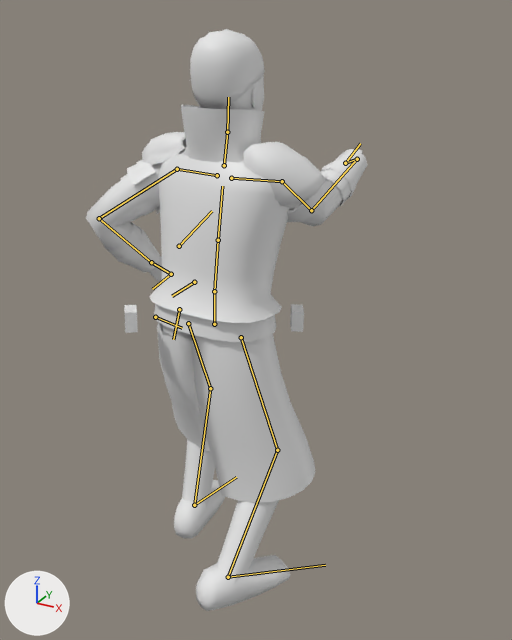
Before and after pictures for a commit that changed the glTF model models/characters/lieutenant.glb.
The view is the same before and after, from a camera (50 mm lens) standing at (1.067, -1.607, 1.753) and looking at (0.048, 0.246, 0.827). The axes (+X, +Y, +Z) are drawn at lower left. The lights are the same throughout. The picture after the commit comes second. Both versions are drawn at frame 2 of the action 'sweep_LR'; the numbers are the values there. The bones that bend it are drawn over the model as lines.

Names of what the first picture shows: 'Body', 'Coat', 'Trim'.
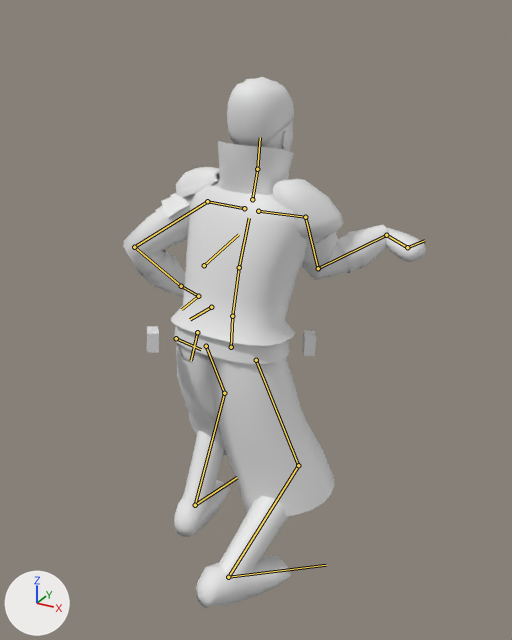
Boxes (x1, y1, x2, y2) around the edits, measured in the pictures (512 x 640 px):
'Body', posed (10% wider, 9% shorter)
    before: (114, 29, 367, 611)
    after: (147, 77, 426, 608)
'Coat', posed (10% narrower)
    before: (86, 151, 351, 503)
    after: (123, 184, 362, 516)
'Trim', posed (10% narrower, 8% shorter)
    before: (103, 105, 351, 258)
    after: (138, 141, 362, 282)
bone 'Hips', root to tip
    before: (214, 324) to (214, 293)
    after: (231, 347) to (232, 317)
bone 'Spine', root to tip
    before: (214, 291) to (218, 240)
    after: (232, 316) to (239, 267)
bone 'Chest', root to tip
    before: (218, 240) to (222, 186)
    after: (239, 267) to (249, 218)
bone 'Neck', root to tip
    before: (224, 165) to (227, 132)
    after: (252, 199) to (257, 169)
bone 'Head', root to tip
    before: (227, 132) to (228, 97)
    after: (257, 169) to (260, 137)
bone 'UpperArm_L', root to tip
    before: (177, 169) to (99, 218)
    after: (207, 201) to (134, 247)
bone 'Shoulder_R', root to tip
    before: (231, 178) to (282, 181)
    after: (258, 211) to (305, 217)
bone 'UpperArm_R', root to tip
    before: (282, 181) to (311, 210)
    after: (305, 217) to (318, 268)
bone 'LowerArm_R', root to tip
    before: (311, 210) to (357, 159)
    after: (318, 268) to (386, 235)
bone 'Hand_R', root to tip
    before: (357, 159) to (345, 163)
    after: (386, 235) to (407, 247)
bone 'UpperLeg_L', root to tip
    before: (188, 323) to (210, 388)
    after: (206, 346) to (224, 393)
bone 'LowerLeg_L', root to tip
    before: (210, 388) to (194, 505)
    after: (224, 393) to (195, 505)
bone 'Foot_L', root to tip
    before: (194, 505) to (236, 477)
    after: (195, 505) to (237, 477)
bone 'UpperLeg_R', root to tip
    before: (241, 337) to (277, 450)
    after: (256, 360) to (298, 465)
bone 'LowerLeg_R', root to tip
    before: (277, 450) to (228, 577)
    after: (298, 465) to (228, 577)
bone 'Foot_R', root to tip
    before: (228, 577) to (325, 565)
    after: (228, 577) to (326, 565)

Patch to the scene script:
```diff
--- a/models/characters/lieutenant.glb.py
+++ b/models/characters/lieutenant.glb.py
@@ bone_hips @@
 bone_hips = bpy.data.objects['Armature'].pose.bones['Hips']
-bone_hips.location = (0.0, -0.103, 0.071)
-bone_hips.rotation_quaternion = (0.999, 0.03, -0.025, 0.001)  # degrees (3, -3, 0)
+bone_hips.location = (0.0, -0.222, 0.167)
+bone_hips.rotation_quaternion = (0.998, 0.054, -0.029, 0.002)  # degrees (6, -3, 0)
@@ bone_spine @@
 bone_spine = bpy.data.objects['Armature'].pose.bones['Spine']  # child of 'Hips'
-bone_spine.rotation_quaternion = (0.998, 0.039, -0.034, 0.001)  # degrees (5, -4, 0)
+bone_spine.rotation_quaternion = (0.996, 0.072, -0.039, 0.003)  # degrees (8, -5, 0)
@@ bone_chest @@
 bone_chest = bpy.data.objects['Armature'].pose.bones['Chest']  # child of 'Spine'
-bone_chest.rotation_quaternion = (0.998, 0.029, -0.042, 0.0)  # degrees (3, -5, 0)
+bone_chest.rotation_quaternion = (0.996, 0.054, -0.048, 0.001)  # degrees (6, -6, 0)
@@ bone_neck @@
 bone_neck = bpy.data.objects['Armature'].pose.bones['Neck']  # child of 'Chest'
-bone_neck.rotation_quaternion = (0.997, -0.034, 0.045, -0.001)  # degrees (-4, 5, 0)
+bone_neck.rotation_quaternion = (0.995, -0.063, 0.053, 0.0)  # degrees (-7, 6, 0)
@@ bone_head @@
 bone_head = bpy.data.objects['Armature'].pose.bones['Head']  # child of 'Neck'
-bone_head.rotation_quaternion = (0.997, -0.034, 0.05, 0.002)  # degrees (-4, 6, 0)
+bone_head.rotation_quaternion = (0.995, -0.063, 0.058, 0.004)  # degrees (-7, 7, 0)
@@ bone_upperarm_l @@
 bone_upperarm_l = bpy.data.objects['Armature'].pose.bones['UpperArm_L']  # child of 'Shoulder_L'
-bone_upperarm_l.rotation_quaternion = (0.932, -0.231, 0.223, -0.055)  # degrees (-31, 24, -13)
+bone_upperarm_l.rotation_quaternion = (0.955, -0.185, 0.16, -0.059)  # degrees (-23, 17, -11)
@@ bone_shoulder_r @@
 bone_shoulder_r = bpy.data.objects['Armature'].pose.bones['Shoulder_R']  # child of 'Chest'
-bone_shoulder_r.rotation_quaternion = (0.993, 0.034, 0.004, 0.104)  # degrees (4, 0, 12)
+bone_shoulder_r.rotation_quaternion = (0.991, 0.034, 0.005, 0.121)  # degrees (4, 0, 14)
@@ bone_upperarm_r @@
 bone_upperarm_r = bpy.data.objects['Armature'].pose.bones['UpperArm_R']  # child of 'Shoulder_R'
-bone_upperarm_r.rotation_quaternion = (0.622, 0.423, 0.404, 0.488)  # degrees (73, 5, 80)
+bone_upperarm_r.rotation_quaternion = (0.659, 0.305, 0.425, 0.52)  # degrees (63, 14, 85)
@@ bone_lowerarm_r @@
 bone_lowerarm_r = bpy.data.objects['Armature'].pose.bones['LowerArm_R']  # child of 'UpperArm_R'
-bone_lowerarm_r.rotation_quaternion = (0.734, 0.375, -0.003, 0.116)  # degrees (53, -8, 14)
+bone_lowerarm_r.rotation_quaternion = (0.598, 0.51, -0.46, -0.399)  # degrees (87, -8, -75)
@@ bone_hand_r @@
 bone_hand_r = bpy.data.objects['Armature'].pose.bones['Hand_R']  # child of 'LowerArm_R'
-bone_hand_r.rotation_quaternion = (0.709, -0.536, 0.118, 0.14)  # degrees (-73, 23, 5)
+bone_hand_r.rotation_quaternion = (0.752, -0.587, -0.294, 0.021)  # degrees (-81, -25, 25)
@@ bone_upperleg_l @@
 bone_upperleg_l = bpy.data.objects['Armature'].pose.bones['UpperLeg_L']  # child of 'Hips'
-bone_upperleg_l.rotation_quaternion = (0.945, 0.29, -0.137, 0.055)  # degrees (34, -17, 2)
+bone_upperleg_l.rotation_quaternion = (0.919, 0.361, -0.133, 0.081)  # degrees (42, -18, 3)
@@ bone_lowerleg_l @@
 bone_lowerleg_l = bpy.data.objects['Armature'].pose.bones['LowerLeg_L']  # child of 'UpperLeg_L'
-bone_lowerleg_l.rotation_quaternion = (0.91, -0.415, -0.002, 0.003)  # degrees (-49, 0, 0)
+bone_lowerleg_l.rotation_quaternion = (0.784, -0.62, -0.002, 0.003)  # degrees (-77, 0, 0)
@@ bone_foot_l @@
 bone_foot_l = bpy.data.objects['Armature'].pose.bones['Foot_L']  # child of 'LowerLeg_L'
-bone_foot_l.rotation_quaternion = (0.986, 0.156, 0.01, -0.056)  # degrees (18, 2, -6)
+bone_foot_l.rotation_quaternion = (0.94, 0.335, 0.003, -0.068)  # degrees (39, 3, -7)
@@ bone_upperleg_r @@
 bone_upperleg_r = bpy.data.objects['Armature'].pose.bones['UpperLeg_R']  # child of 'Hips'
-bone_upperleg_r.rotation_quaternion = (0.98, 0.119, 0.135, -0.078)  # degrees (13, 16, -7)
+bone_upperleg_r.rotation_quaternion = (0.973, 0.153, 0.128, -0.112)  # degrees (16, 16, -11)
@@ bone_lowerleg_r @@
 bone_lowerleg_r = bpy.data.objects['Armature'].pose.bones['LowerLeg_R']  # child of 'UpperLeg_R'
-bone_lowerleg_r.rotation_quaternion = (0.929, -0.371, 0.002, -0.003)  # degrees (-44, 0, 0)
+bone_lowerleg_r.rotation_quaternion = (0.843, -0.538, 0.002, -0.003)  # degrees (-65, 0, 0)
@@ bone_foot_r @@
 bone_foot_r = bpy.data.objects['Armature'].pose.bones['Foot_R']  # child of 'LowerLeg_R'
-bone_foot_r.rotation_quaternion = (0.958, 0.268, 0.098, -0.02)  # degrees (31, 11, 1)
+bone_foot_r.rotation_quaternion = (0.897, 0.424, 0.125, 0.024)  # degrees (52, 12, 9)
```
